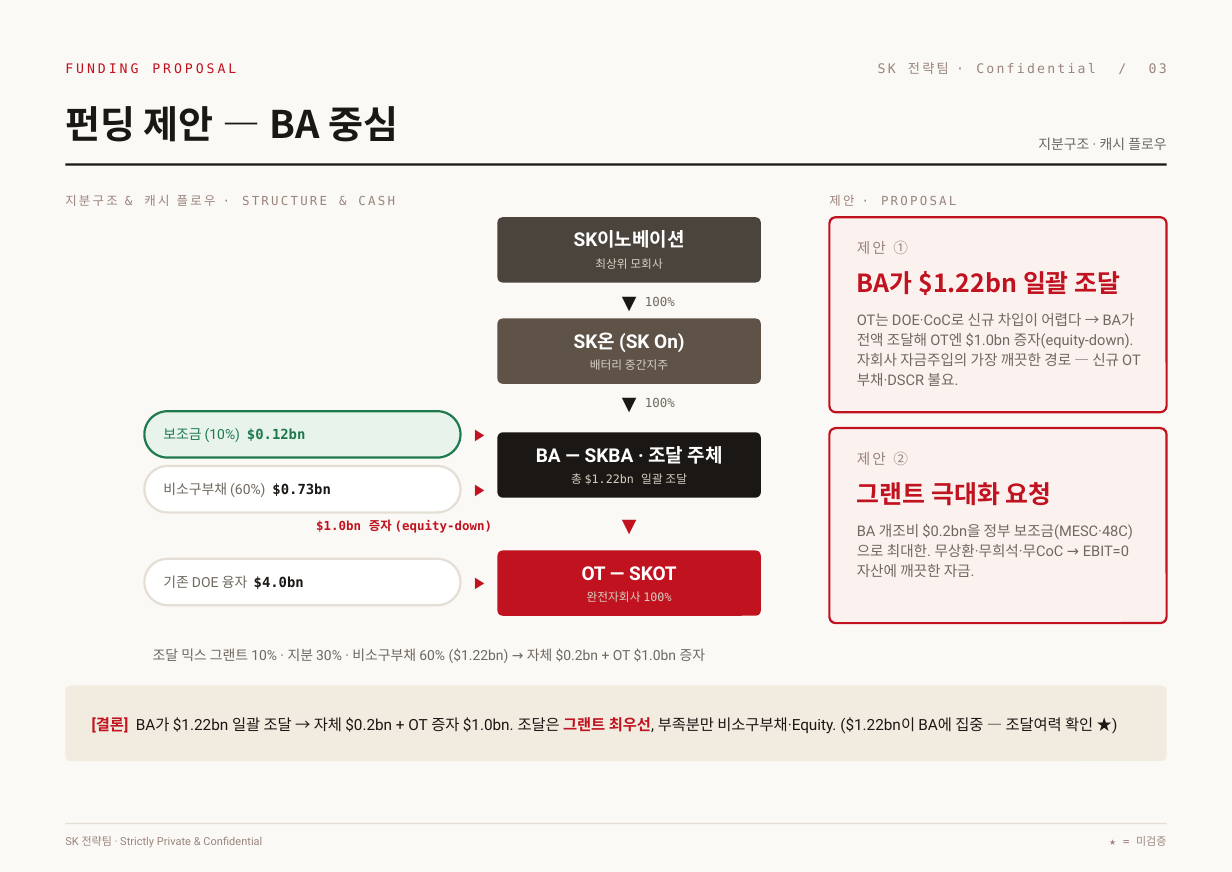
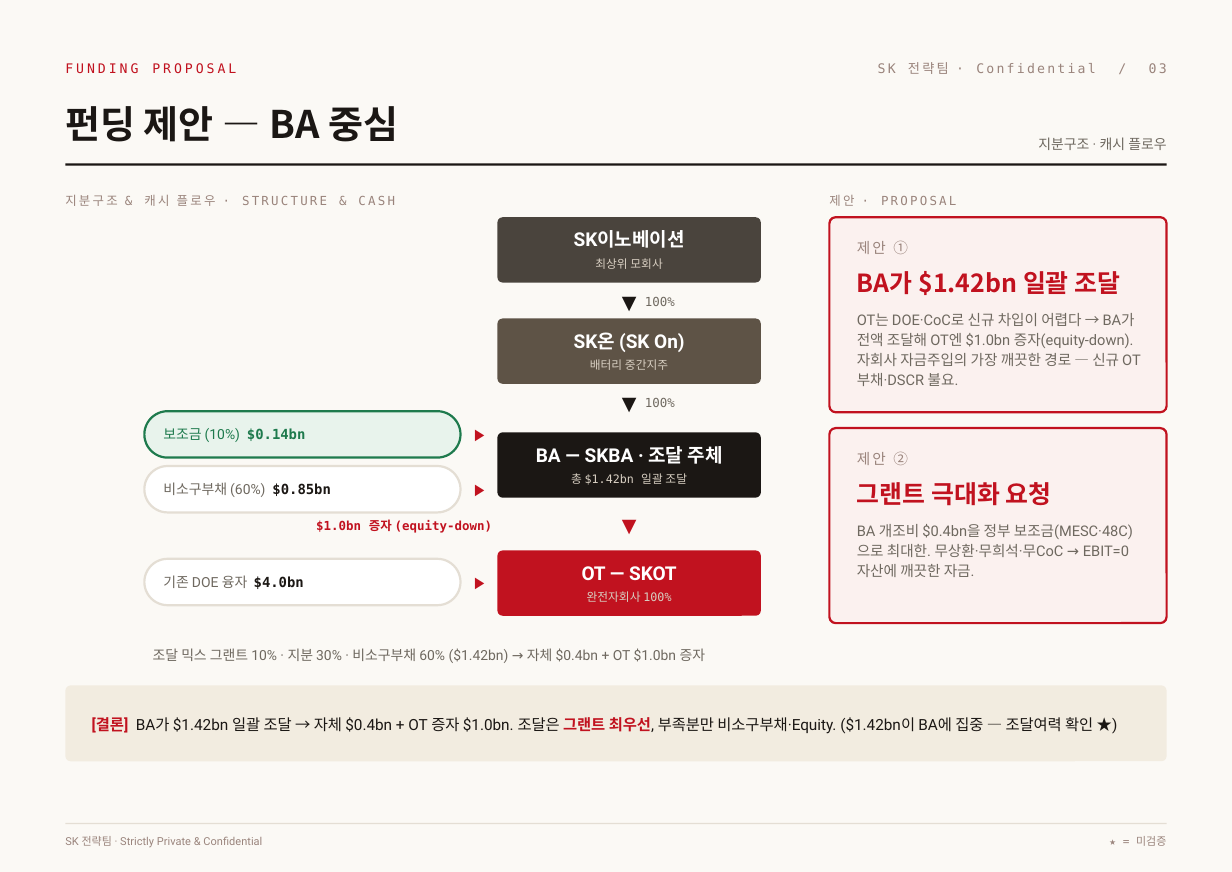
Before and after one commit to ljmcoal-gif/bm-x7k2, a slide deck: slide 3 of sk_valuation_project/output/SK_Funding_v3_editable.pptx. Drawn at 1232x872 pixels with LibreOffice and Linux fonts; fonts in the diff are those of the drawing. Boxes give left, top, right and bottom in pixels: in the first picture for what was removed or moved away, otherwise in the second. Text is boxed around its words. In the diff, an @@ line names an element or a change of style, - is before the commit and + after.

```diff
--- a/sk_valuation_project/output/SK_Funding_v3_editable.pptx
+++ b/sk_valuation_project/output/SK_Funding_v3_editable.pptx
@@ text at (x1=857, y1=271, x2=1121, y2=295): text changed @@
-BA가 $1.22bn 일괄 조달
+BA가 $1.42bn 일괄 조달
@@ text at (x1=163, y1=428, x2=305, y2=442): text changed @@
-보조금 (10%) $0.12bn
+보조금 (10%) $0.14bn
@@ text at (x1=571, y1=473, x2=687, y2=485): text changed @@
-총 $1.22bn 일괄 조달
+총 $1.42bn 일괄 조달
@@ text at (x1=163, y1=482, x2=330, y2=497): text changed @@
-비소구부채 (60%) $0.73bn
+비소구부채 (60%) $0.85bn
@@ text at (x1=857, y1=524, x2=1133, y2=577): text changed @@
-BA 개조비 $0.2bn을 정부 보조금(MESC·48C)으로 최대한. 무상환·무희석·무CoC → EBIT=0 자산에 깨끗한 자금.
+BA 개조비 $0.4bn을 정부 보조금(MESC·48C)으로 최대한. 무상환·무희석·무CoC → EBIT=0 자산에 깨끗한 자금.
@@ text at (x1=153, y1=648, x2=706, y2=663): text changed @@
-조달 믹스 그랜트 10% · 지분 30% · 비소구부채 60% ($1.22bn) → 자체 $0.2bn + OT $1.0bn 증자
+조달 믹스 그랜트 10% · 지분 30% · 비소구부채 60% ($1.42bn) → 자체 $0.4bn + OT $1.0bn 증자
@@ text at (x1=92, y1=716, x2=1093, y2=734): text changed @@
-[결론] BA가 $1.22bn 일괄 조달 → 자체 $0.2bn + OT 증자 $1.0bn. 조달은 그랜트 최우선, 부족분만 비소구부채·Equity. ($1.22bn이 BA에 집중 — 조달여력 확인 ★)
+[결론] BA가 $1.42bn 일괄 조달 → 자체 $0.4bn + OT 증자 $1.0bn. 조달은 그랜트 최우선, 부족분만 비소구부채·Equity. ($1.42bn이 BA에 집중 — 조달여력 확인 ★)
```
Also in this commit, not shown: 3 other slides changed, 7 other files.
